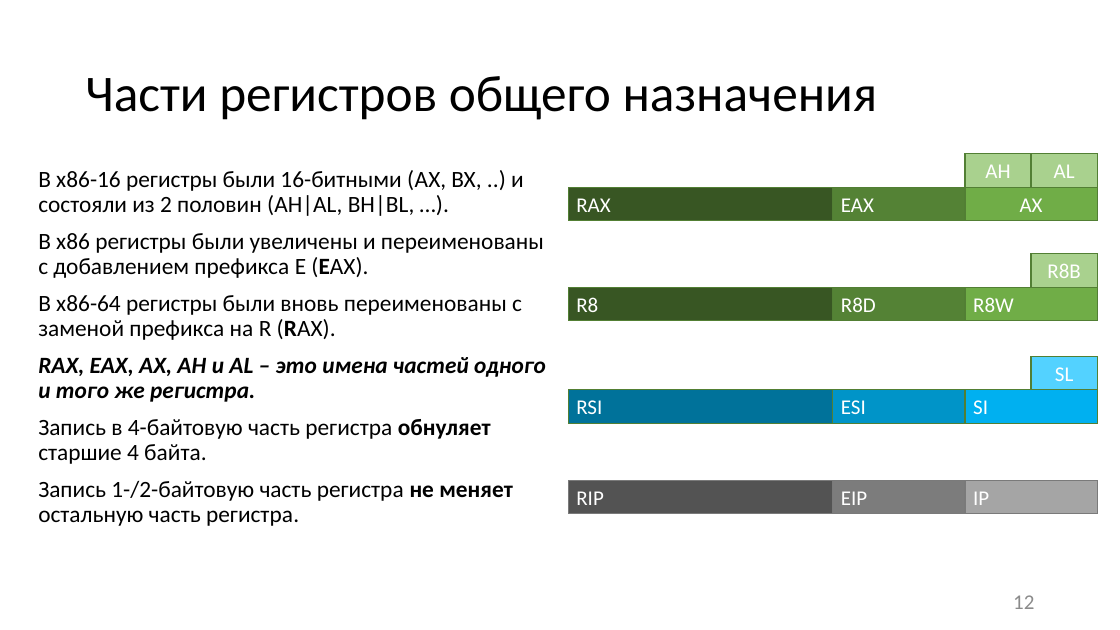
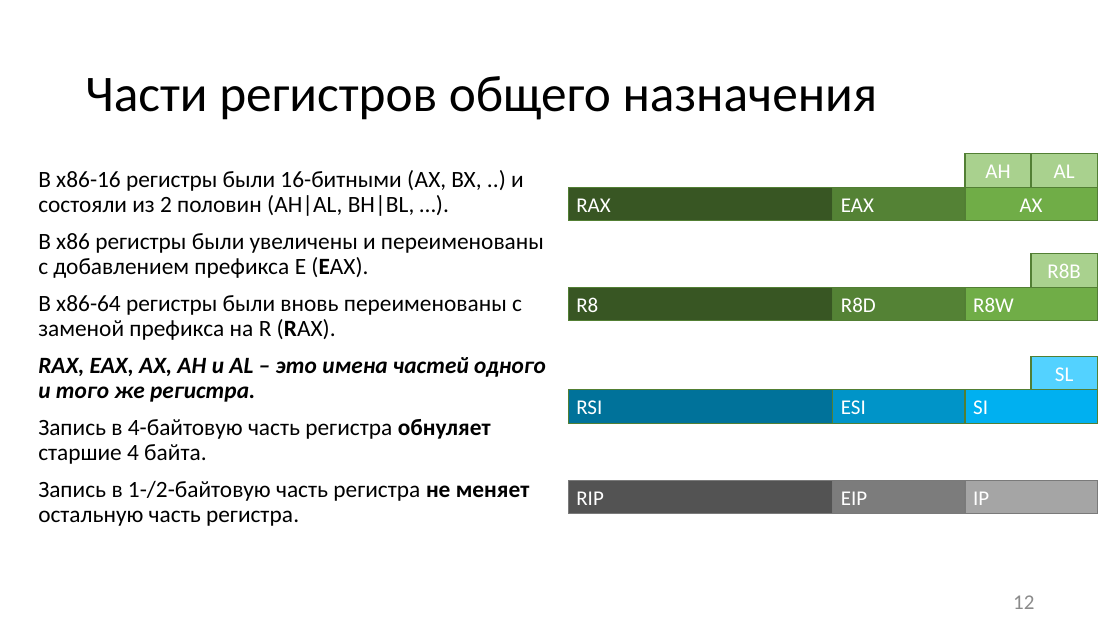
Before and after one commit to itsecd/low-level-programming, a slide deck: slide 12 of Lectures/1.Introduction/Lecture1.pptx. Drawn at 1120x630 pixels with LibreOffice and Linux fonts; fonts in the diff are those of the drawing. Boxes give left, top, right and bottom in pixels: in the first picture for what was removed or moved away, otherwise in the second. Text is boxed around its words. In the diff, an @@ line names an element or a change of style, - is before the commit and + after.

```diff
--- a/Lectures/1.Introduction/Lecture1.pptx
+++ b/Lectures/1.Introduction/Lecture1.pptx
@@ text at bbox=[38, 480, 530, 526]: text changed @@
-Запись 1-/2-байтовую часть регистра не меняет остальную часть регистра.
+Запись в 1-/2-байтовую часть регистра не меняет остальную часть регистра.
```
Also in this commit, not shown: 14 other slides changed, 1 other file.
